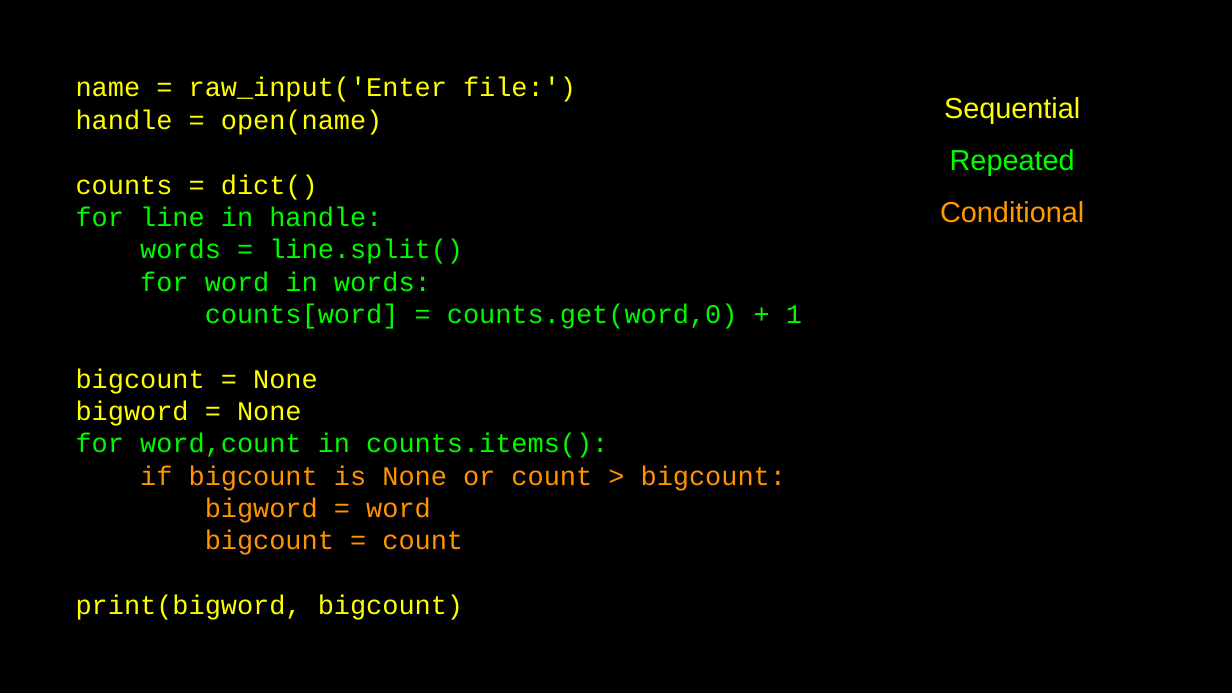
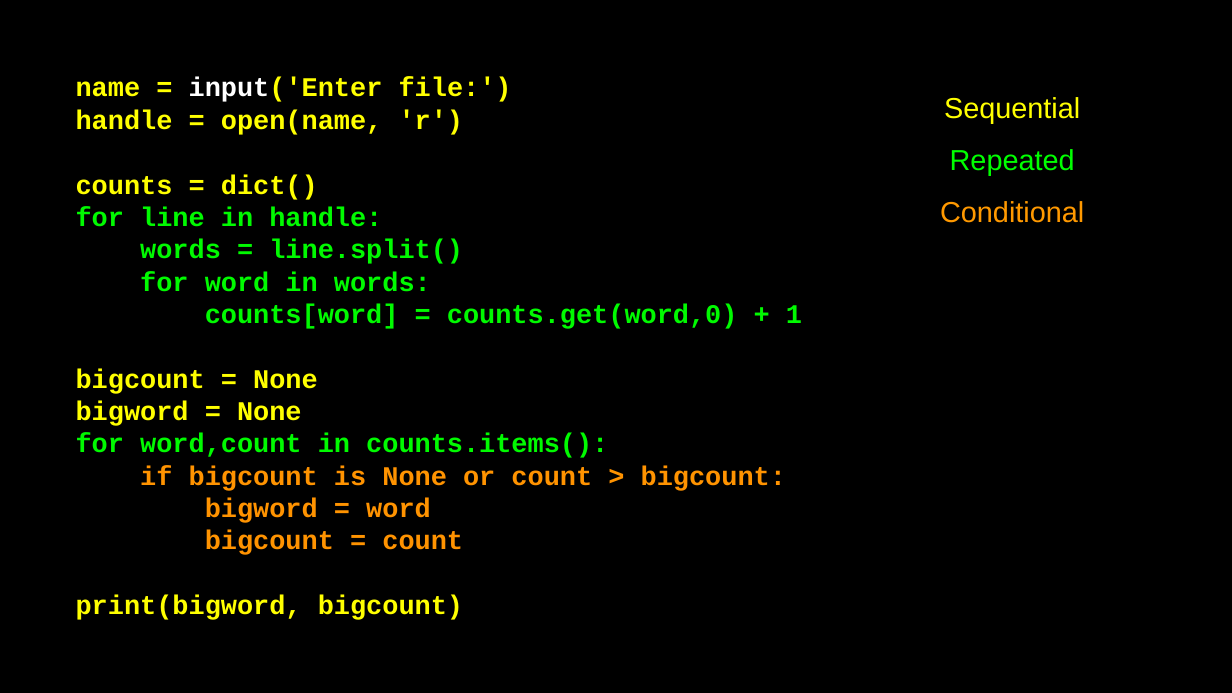
Before and after one commit to csev/py4e, a slide deck: slide 42 of lectures3/Pythonlearn-01-Intro.pptx. Drawn at 1232x693 pixels with LibreOffice and Linux fonts; fonts in the diff are those of the drawing. Boxes give left, top, right and bottom in pixels: in the first picture for what was removed or moved away, otherwise in the second. Text is boxed around its words. In the diff, an @@ line names an element or a change of style, - is before the commit and + after.

Commit message:
tweak

```diff
--- a/lectures3/Pythonlearn-01-Intro.pptx
+++ b/lectures3/Pythonlearn-01-Intro.pptx
@@ text at bbox=[76, 78, 512, 135]: text changed; bold on @@
-name = raw_input('Enter file:')
-handle = open(name)
+name = input('Enter file:')
+handle = open(name, 'r')
@@ text at bbox=[76, 175, 802, 620]: bold on in "counts = dict()", "for line in handle:", "words = line.split()", "for word in words:" and 8 more places @@
```
Also in this commit, not shown: 7 other slides changed.
